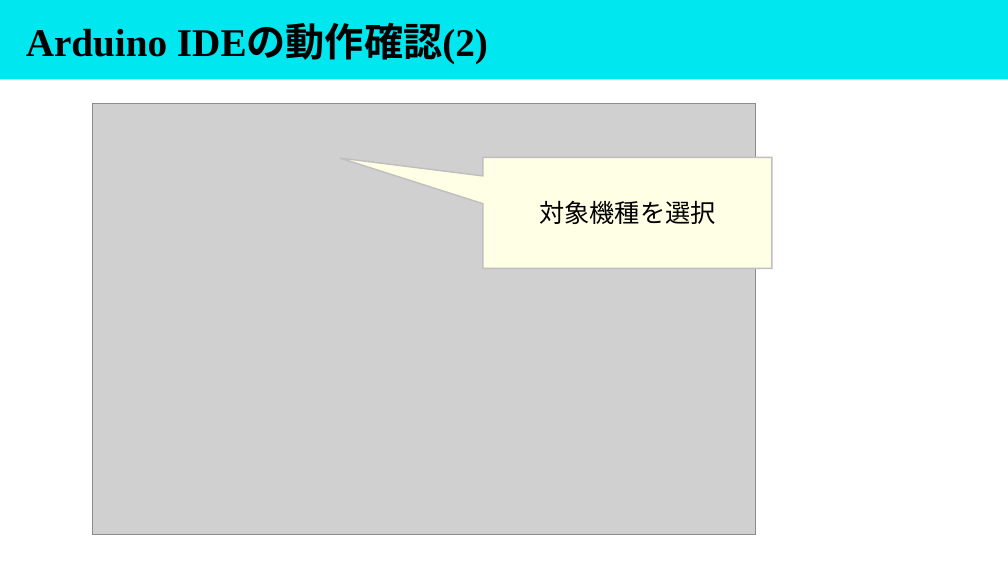
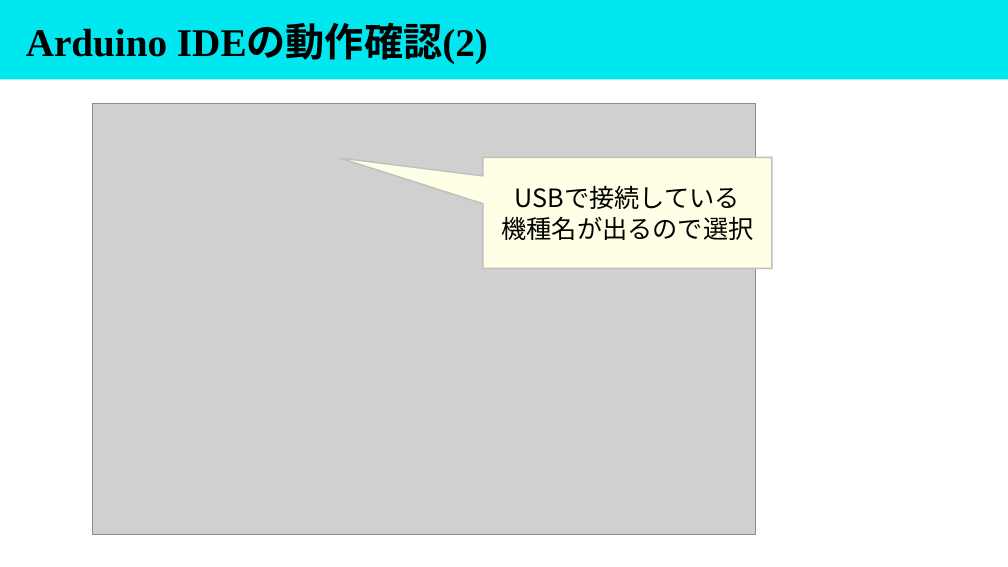
Before and after one commit to masaaki-noro/Gen_arduino_mqtt, a slide deck: slide 20 of Doc/Presentation/講義形式/④環境構築の続きと動作確認.pptx (slide 13 before the commit). Drawn at 1008x567 pixels with LibreOffice and Linux fonts; fonts in the diff are those of the drawing; grey boxes stand for pictures. Boxes give left, top, right and bottom in pixels: in the first picture for what was removed or moved away, otherwise in the second. Text is boxed around its words. In the diff, an @@ line names an element or a change of style, - is before the commit and + after.

Commit message:
update Arduino IDE plugin.
add description about Arduino IDE.

```diff
--- a/Doc/Presentation/講義形式/④環境構築の続きと動作確認.pptx
+++ b/Doc/Presentation/講義形式/④環境構築の続きと動作確認.pptx
@@ text in speech box at (x1=501, y1=185, x2=753, y2=240): text changed @@
-対象機種を選択
+USBで接続している
+機種名が出るので選択
```
Also in this commit, not shown: 1 other slide changed, 7 slides added.
